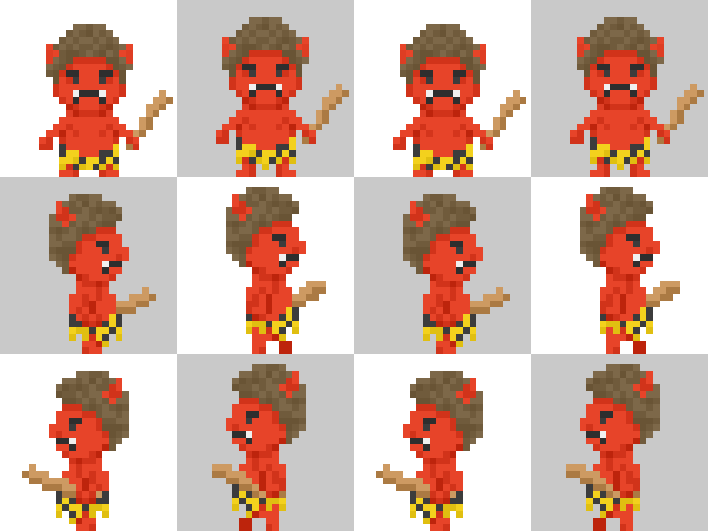
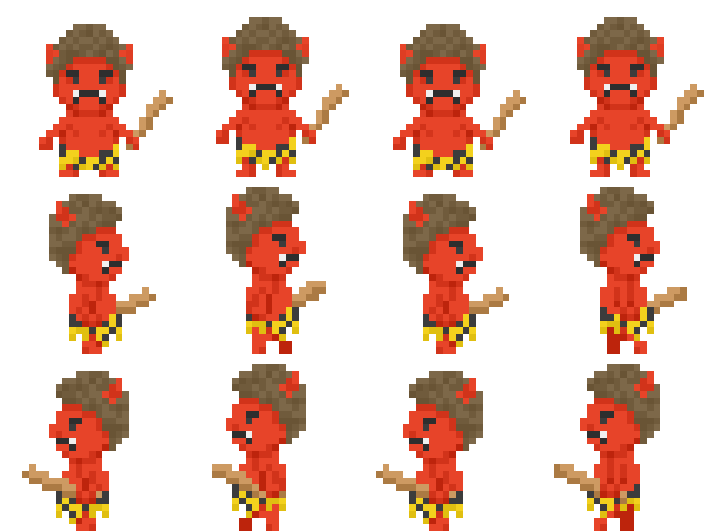
Comparing the layer stacks of the two 708x531 images. Changes:
hid "Layer 9 copy" over [403, 194, 510, 354]
hid "Layer 11 copy" over [586, 187, 680, 354]
hid "Shape 11 copy 17" over [586, 187, 687, 354]
hid "Shape 11 copy 16" over [354, 177, 531, 354]
hid "Layer 12 copy" over [389, 371, 470, 531]
hid "Layer 14 copy" over [566, 364, 660, 531]
hid "Shape 11 copy 19" over [531, 354, 708, 531]
hid "Shape 11 copy 18" over [389, 371, 470, 531]
added layer "Layer 16" above "Layer 18" over [403, 194, 509, 354]
added layer "Layer 18" above "Layer 20" over [586, 187, 687, 354]
added layer "Layer 20" above "Walk_Left" over [389, 371, 470, 531]
painted on "Walk_Left" over [379, 183, 688, 531]
hid "Shape 11 copy 7" over [586, 187, 687, 354]
hid "Shape 11 copy 5" over [354, 177, 531, 354]
hid "Shape 11 copy 4" over [0, 177, 177, 354]
hid "Shape 11 copy 11" over [177, 354, 354, 531]
hid "Shape 11 copy 10" over [531, 352, 708, 529]
hid "Shape 11 copy 8" over [389, 371, 470, 531]
hid "Shape 11 copy 15" over [531, 0, 708, 177]
hid "Shape 11 copy 14" over [177, 0, 354, 177]
hid "Shape 11 copy 3" over [531, 0, 708, 177]
hid "Shape 11 copy" over [177, 0, 354, 177]
